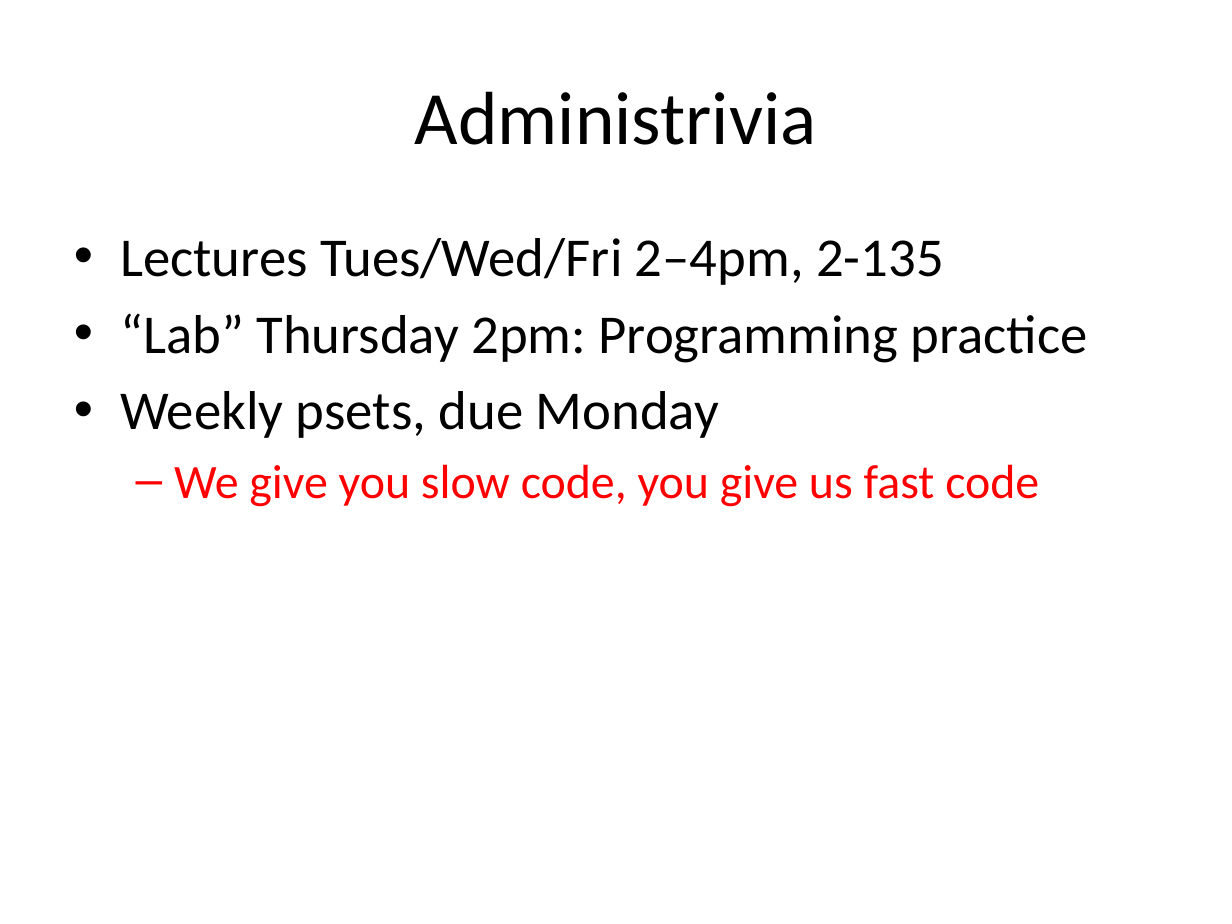
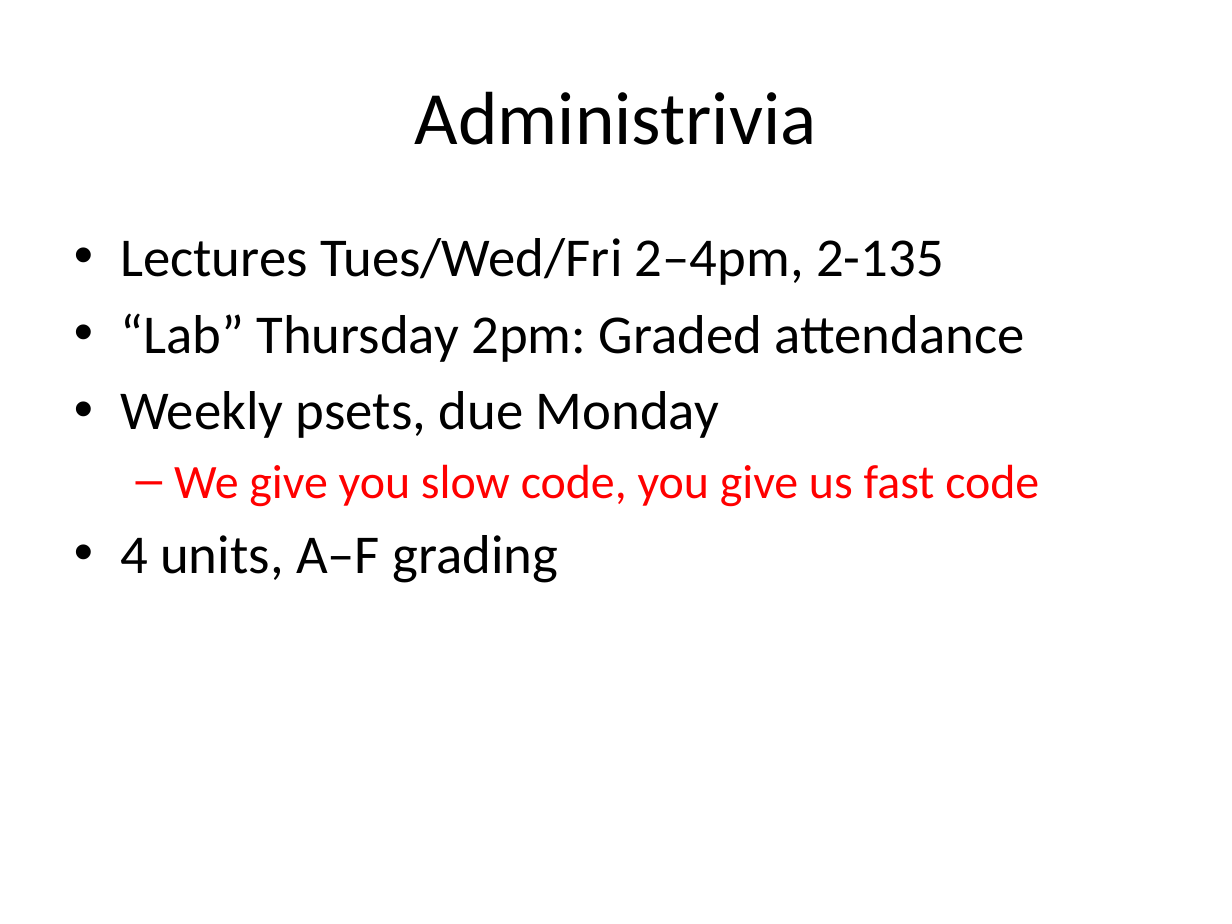
Before and after one commit to mitmath/18S096, a slide deck: slide 2 of lectures/lecture1/Course-overview.pptx. Drawn at 1232x924 pixels with LibreOffice and Linux fonts; fonts in the diff are those of the drawing. Boxes give left, top, right and bottom in pixels: in the first picture for what was removed or moved away, otherwise in the second. Text is boxed around its words. In the diff, an @@ line names an element or a change of style, - is before the commit and + after.

```diff
--- a/lectures/lecture1/Course-overview.pptx
+++ b/lectures/lecture1/Course-overview.pptx
@@ text at box(120, 313, 1024, 362): text changed @@
-• “Lab” Thursday 2pm: Programming practice
+• “Lab” Thursday 2pm: Graded attendance
@@ text at box(120, 535, 559, 583): paragraph added @@
+• 4 units, A–F grading
```
Also in this commit, not shown: 1 other slide changed, 1 other file.
